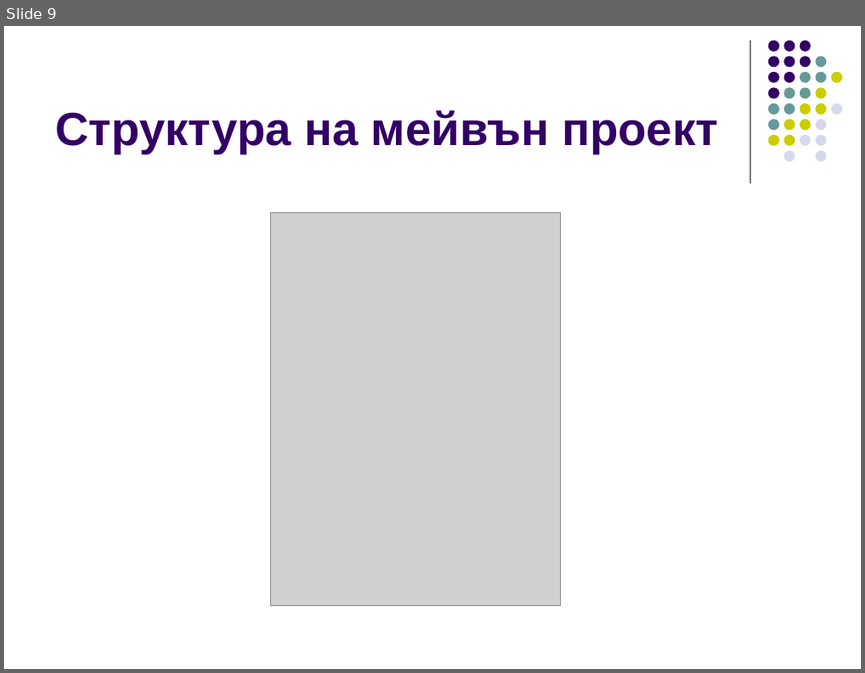
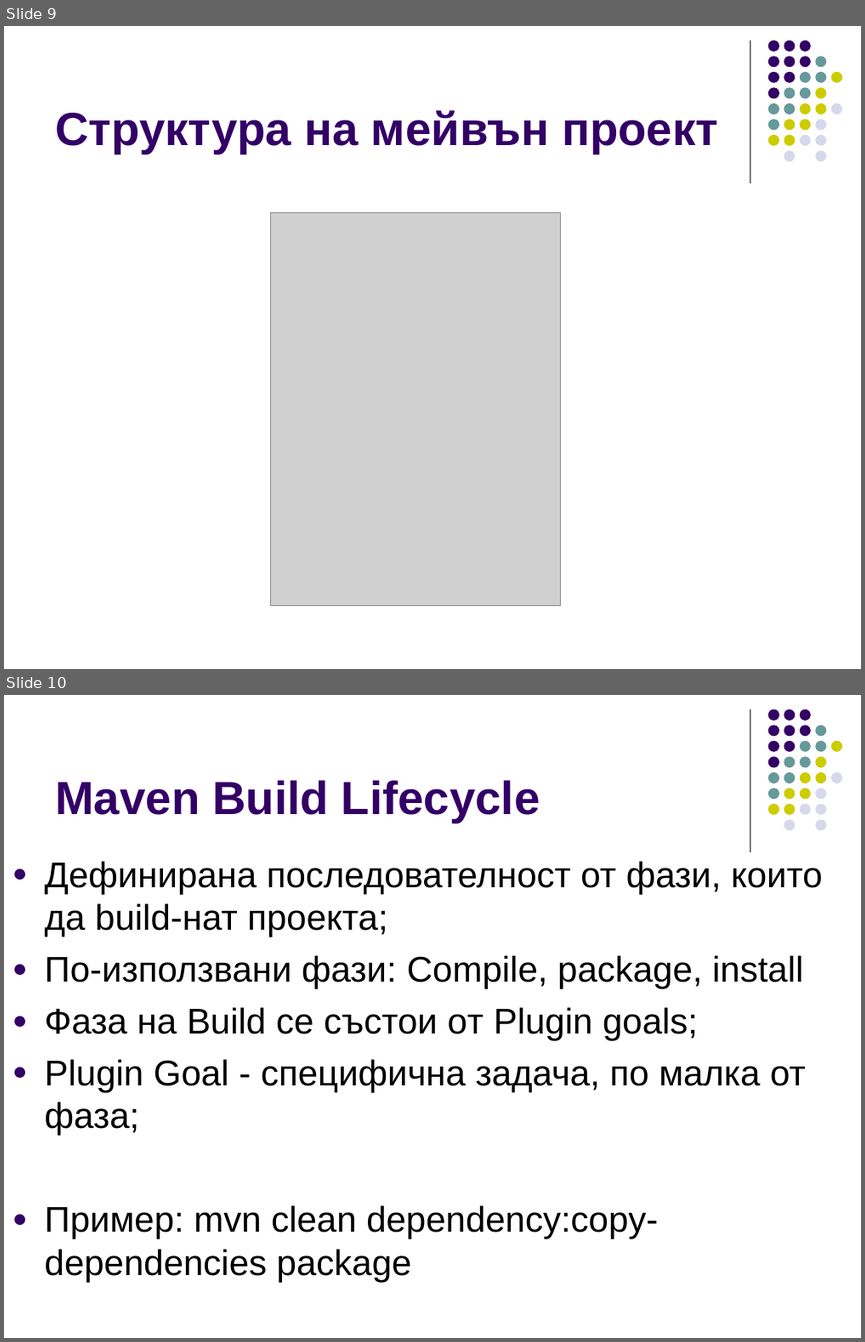
Before and after one commit to ivorusev/startup-factory-java-course, a slide deck: slides/5-Serialization+Maven.ppt. Shown one above the other, each under a label of ours: slide 9 before the commit, slides 9 and 10 after it. The pictures are 865x673 and 865x1342 pixels, drawn with LibreOffice and Linux fonts; fonts in the diff are those of the drawing; grey boxes stand for pictures. Boxes give left, top, right and bottom in pixels: in the first picture for what was removed or moved away, otherwise in the second. Text is boxed around its words. In the diff, an @@ line names an element or a change of style, - is before the commit and + after.

Commit message:
Added maven slides.

```diff
--- a/slides/5-Serialization+Maven.ppt
+++ b/slides/5-Serialization+Maven.ppt
@@ slide 10 added at [4,695,861,1338], background #FFFFFF; not listed: 32 template elements that a slide beside it also shows @@
@@ title added at [55,780,540,823], 39 pt, text #330066, bold @@
+Maven Build Lifecycle
@@ text added at [45,861,823,1281], 30 pt, text #000000 @@
+● Дефинирана последователност от фази, които да build-нат проекта;
+● По-използвани фази: Compile, package, install
+● Фаза на Build се състои oт Plugin goals;
+● Plugin Goal - специфична задача, по малка от фаза;
+● Пример: mvn clean dependency:copy-dependencies package
```
Also in this commit, not shown: 1 slide changed, 1 other slide added, 1 slide removed.
